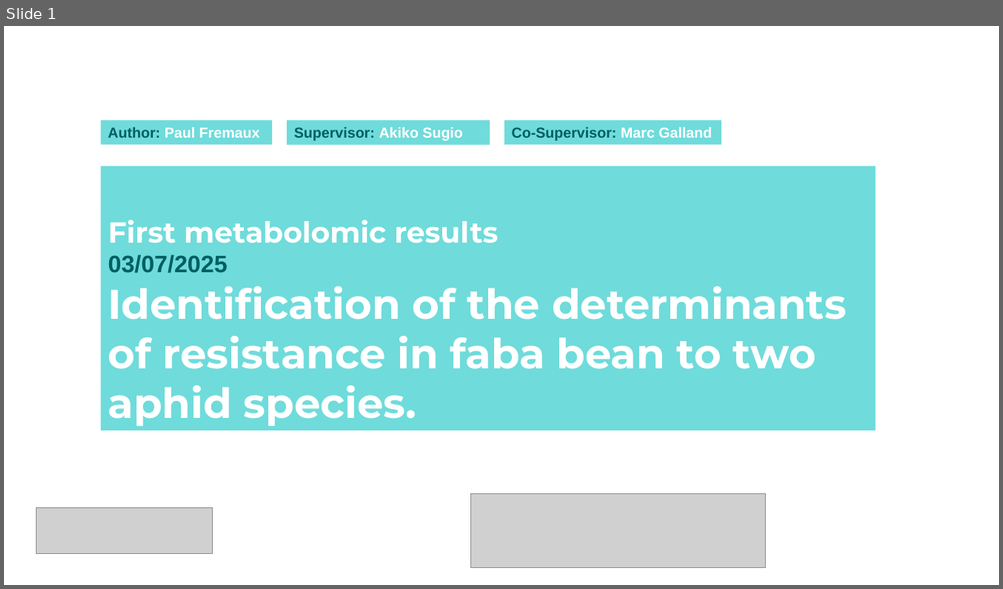
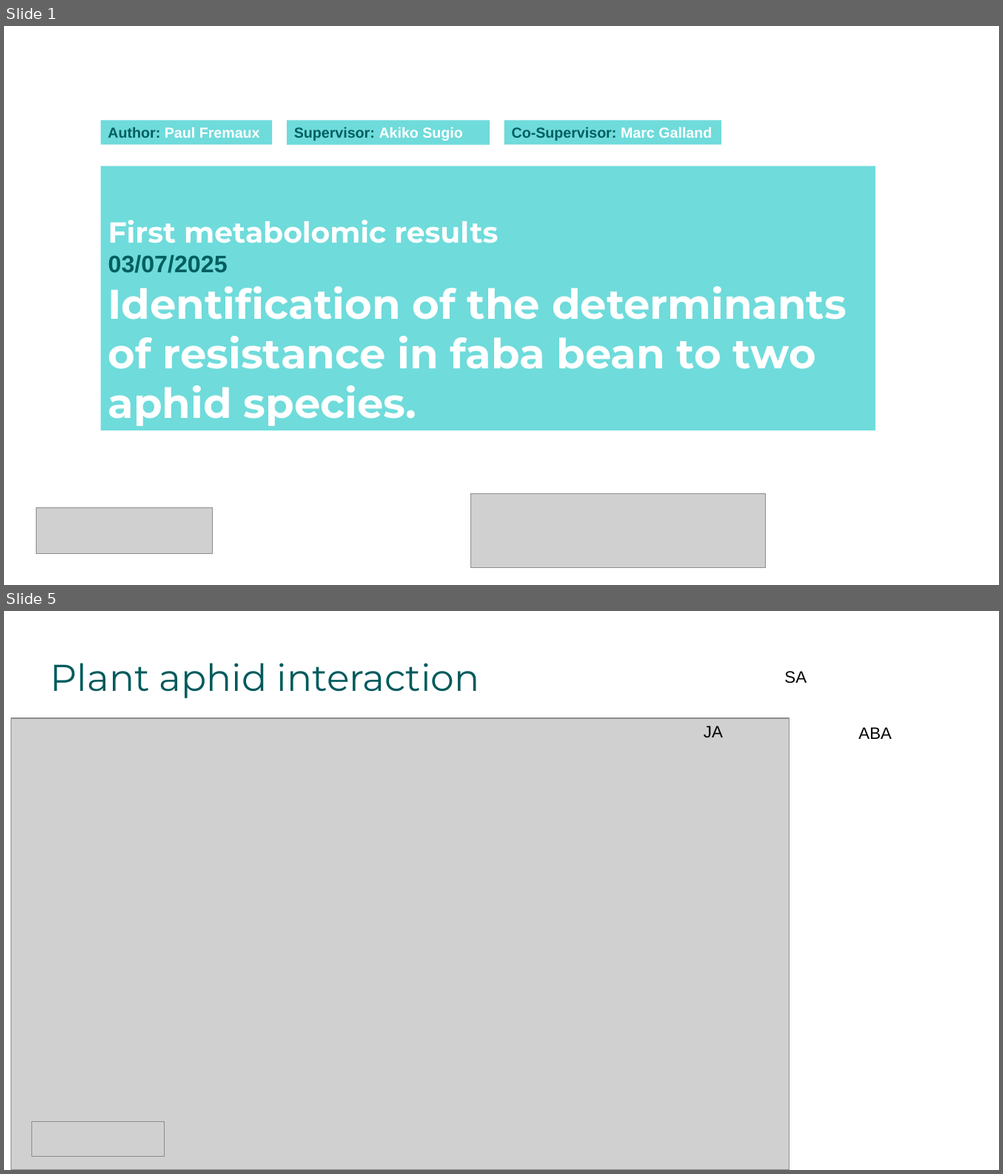
Before and after one commit to igepp-egi/faba_specifics, a slide deck: M01-metabolomic-analysis/untargeted_metabolomic/presentation metabo.pptx. Shown one above the other, each under a label of ours: slide 1 before the commit, slides 1 and 5 after it; the slides between them are not shown. The pictures are 1003x589 and 1003x1174 pixels, drawn with LibreOffice and Linux fonts; fonts in the diff are those of the drawing; grey boxes stand for pictures; background and template pictures are left out. Boxes give left, top, right and bottom in pixels: in the first picture for what was removed or moved away, otherwise in the second. Text is boxed around its words. In the diff, an @@ line names an element or a change of style, - is before the commit and + after.

```diff
--- a/M01-metabolomic-analysis/untargeted_metabolomic/presentation metabo.pptx
+++ b/M01-metabolomic-analysis/untargeted_metabolomic/presentation metabo.pptx
@@ slide 5 added at (4,611,999,1170), background picture (left out) @@
@@ rectangle added at (4,611,999,1170), fill #FFFFFF @@
@@ text added at (51,663,480,698), 36 pt, text #005A5C @@
+Plant aphid interaction
@@ text added at (784,671,806,684), 16 pt, text #000000 @@
+SA
@@ picture added at (11,718,789,1170) @@
@@ text added at (703,726,723,738), 16 pt, text #000000 @@
+JA
@@ text added at (858,727,891,739), 16 pt, text #000000 @@
+ABA
@@ group added at (4,611,999,1170): 5 freeform shapes, 3 triangles, 2 lines @@
@@ picture added at (32,1122,165,1156) @@
```
Also in this commit, not shown: 22 slides changed, 18 other slides added, 7 slides removed, 1 other file.
